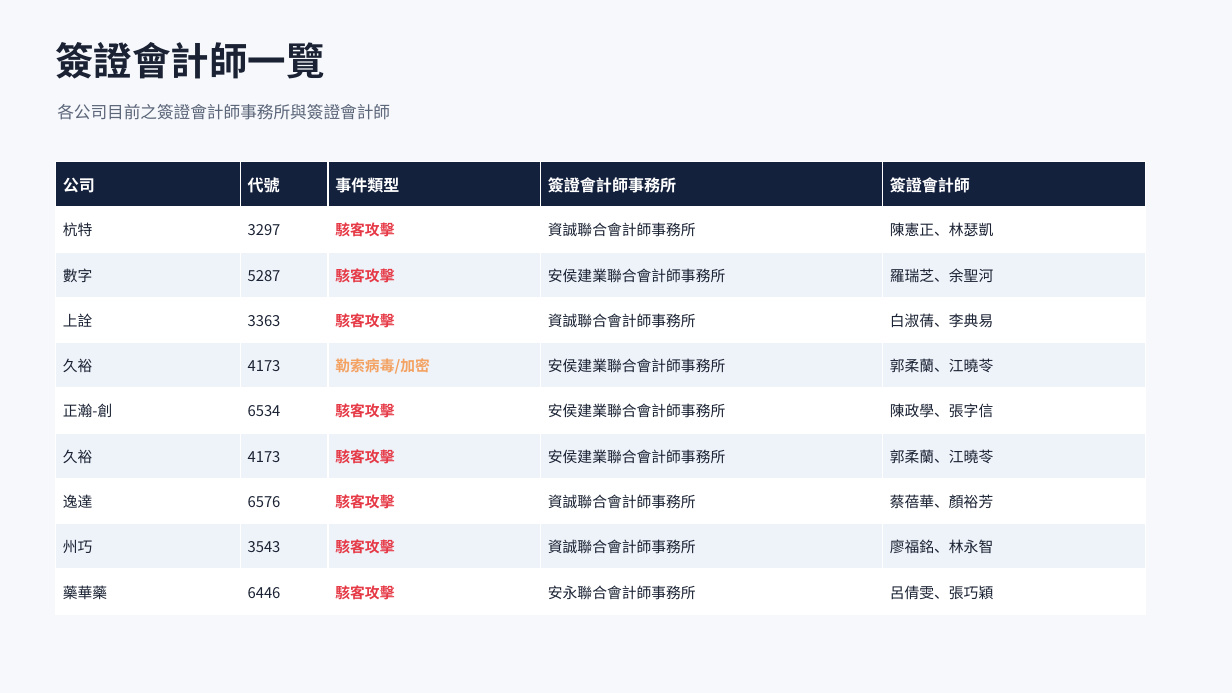
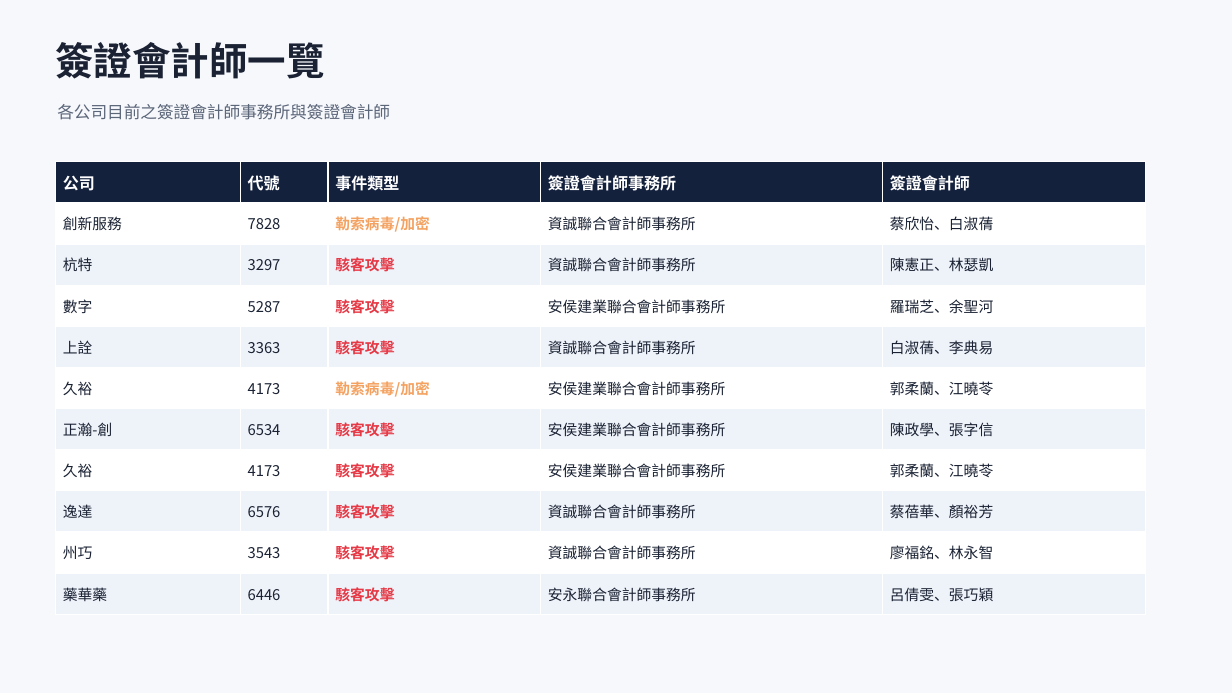
Before and after one commit to Johnnylin77/mops-isec-monitor, a slide deck: slide 4 of 資安事件因應分析.pptx. Drawn at 1232x693 pixels with LibreOffice and Linux fonts; fonts in the diff are those of the drawing. Boxes give left, top, right and bottom in pixels: in the first picture for what was removed or moved away, otherwise in the second. Text is boxed around its words. In the diff, an @@ line names an element or a change of style, - is before the commit and + after.

```diff
--- a/資安事件因應分析.pptx
+++ b/資安事件因應分析.pptx
@@ table at [55,162,1146,615] @@
+row 2: 創新服務 | 7828 | 勒索病毒/加密 | 資誠聯合會計師事務所 | 蔡欣怡、白淑蒨
```
Also in this commit, not shown: 6 other slides changed, 2 other files.
